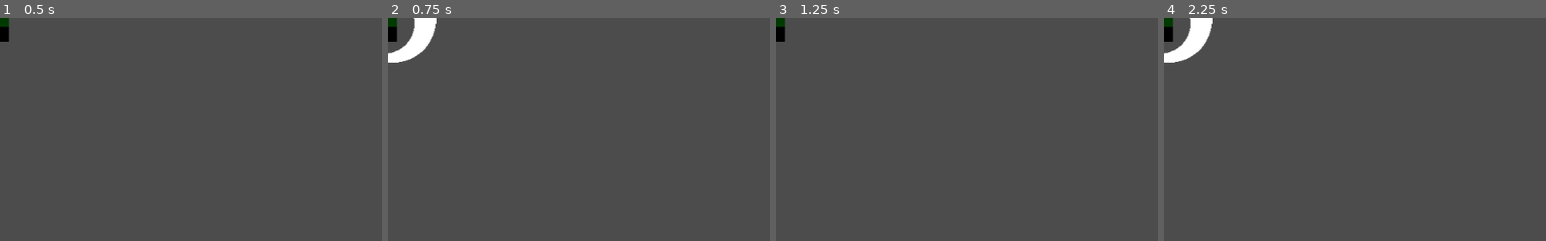
Above: before the commit, frames 1-4 (left to right).
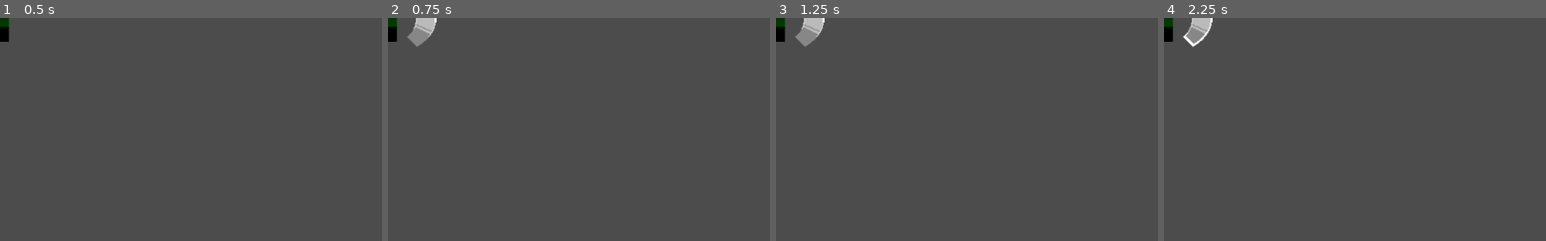
Above: after the commit, the same moments.

Repository: jcoombes/lil_xxx_wrld
Game: Godot game, scene res://Player.tscn
Same seed, same stepped clock (60 frames per second), same inputs: the game is played once before the commit and once after it. The project has no main scene, so this scene is started directly.
Inputs:
- Up to frame 1 (0.5 s): no input
- Up to frame 2 (0.75 s): tap Enter at 0.5 s; hold D (face_right) from 0.53 s (still down); hold Space (sword_attack) from 0.53 s (still down)
- Up to frame 3 (1.25 s): keep holding D (face_right); keep holding Space (sword_attack)
- Up to frame 4 (2.25 s): release D (face_right) at 1.28 s; release Space (sword_attack) at 1.28 s; hold S (face_down) 1.28-2.03 s; tap Space (sword_attack) at 1.35 s; tap Enter at 2 s; hold D (face_right) from 2.03 s (still down); hold Space (sword_attack) from 2.03 s (still down)
The pictures show only the part of the screen within x 0-50%, y 0-50%; the shares and areas given below are measured in that part.

Frame 1 is identical in both runs. In frame 2, 1.2% of the frame differs, in the area x 0-13%, y 0-21%; in frame 3, 0.6%; in frame 4, 1.2%.

Commit message:
More readable sword slash graphic.

Diff:
--- a/Player.gd
+++ b/Player.gd
@@ -53,8 +53,7 @@
 	else:
 		($AnimatedSprite as AnimatedSprite).play("idle")
 
-	# borrowing "accept" for "attack"
-	if Input.is_action_just_pressed("sword_attack") and state != Behaviours.STUNNED and not sword_cooling_down:
+	if Input.is_action_pressed("sword_attack") and state != Behaviours.STUNNED and not sword_cooling_down:
 		match combo:
 			0:
 				# swing to the right
--- a/Player.tscn
+++ b/Player.tscn
@@ -6,7 +6,7 @@
 [ext_resource path="res://assets/player/down.png" type="Texture" id=4]
 [ext_resource path="res://assets/player/idle.png" type="Texture" id=5]
 [ext_resource path="res://assets/player/up.png" type="Texture" id=6]
-[ext_resource path="res://assets/player/attack.png" type="Texture" id=7]
+[ext_resource path="res://assets/player/sword_slash.png" type="Texture" id=7]
 [ext_resource path="res://Weapon.gd" type="Script" id=8]
 
 [sub_resource type="SpriteFrames" id=1]
@@ -39,7 +39,7 @@
 
 [sub_resource type="Animation" id=2]
 resource_name = "attack_down"
-length = 0.5
+length = 0.2
 tracks/0/type = "value"
 tracks/0/path = NodePath("AnimatedSprite:frame")
 tracks/0/interp = 1
@@ -71,7 +71,7 @@
 tracks/2/imported = false
 tracks/2/enabled = true
 tracks/2/keys = {
-"times": PoolRealArray( 0, 0.3 ),
+"times": PoolRealArray( 0, 0.2 ),
 "transitions": PoolRealArray( 1, 1 ),
 "update": 1,
 "values": [ true, false ]
@@ -83,7 +83,7 @@
 tracks/3/imported = false
 tracks/3/enabled = true
 tracks/3/keys = {
-"times": PoolRealArray( 0, 0.3 ),
+"times": PoolRealArray( 0, 0.2 ),
 "transitions": PoolRealArray( 1, 1 ),
 "update": 1,
 "values": [ false, true ]
@@ -301,9 +301,8 @@
 animation = "down"
 
 [node name="CollisionShape2D" type="CollisionPolygon2D" parent="Sword"]
-position = Vector2( 20.7655, 0 )
-polygon = PoolVector2Array( -15.336, 47.0982, -31.3311, 47.6594, -45.6424, 44.5726, -55.7446, 36.4347, -66.1273, 21.5621, -63.6018, 30.2612, -54.9028, 42.3276, -45.3619, 50.4655, -34.4179, 56.0778, -20.9483, 59.4453, -5.51447, 59.4453, 7.39384, 55.7973, 21.7053, 49.0626, 32.0881, 38.3992, 39.3841, 23.246, 43.3127, 7.81215, 43.0322, -7.90231, 37.9811, -25.0199, 29.5627, -39.3313, 18.8993, -49.9947, 7.67472, -57.5713, -6.91736, -28.668, 0.378637, -23.0556, 8.23586, -15.7596, 12.4451, -4.25438, 14.9706, 4.44471, 13.5675, 18.4755, 6.83268, 32.7868, -3.2695, 41.2053 )
-disabled = true
+position = Vector2( 60.2297, 12.4449 )
+polygon = PoolVector2Array( -24.2297, -12.6492, -24.2297, -24.6492, -28.2297, -32.6492, -32.2297, -36.6492, -20.2297, -48.6492, -12.2297, -44.6492, -4.2297, -36.6492, -0.229698, -28.6492, 3.7703, -16.6492, 3.7703, -12.6492, 3.7703, -8.64917, -0.229698, 3.35083, -4.2297, 11.3508, -12.2297, 19.3508, -20.2297, 23.3508, -32.2297, 11.3508, -28.2297, 7.35083, -24.2297, -0.64917, -24.2297, -12.6492 )
 
 [node name="ComboResetTimer" type="Timer" parent="."]
 one_shot = true
@@ -317,7 +316,7 @@
 one_shot = true
 
 [node name="SwordCooldownTimer" type="Timer" parent="."]
-wait_time = 0.5
+wait_time = 0.3
 one_shot = true
 [connection signal="area_entered" from="Hitbox" to="." method="_on_Hitbox_area_entered"]
 [connection signal="timeout" from="ComboResetTimer" to="." method="_on_ComboResetTimer_timeout"]
Binary file removed: assets/player/attack.png
Binary file added: assets/player/sword_slash.png
Not shown, changed: assets/player/sword_slash.png.import
